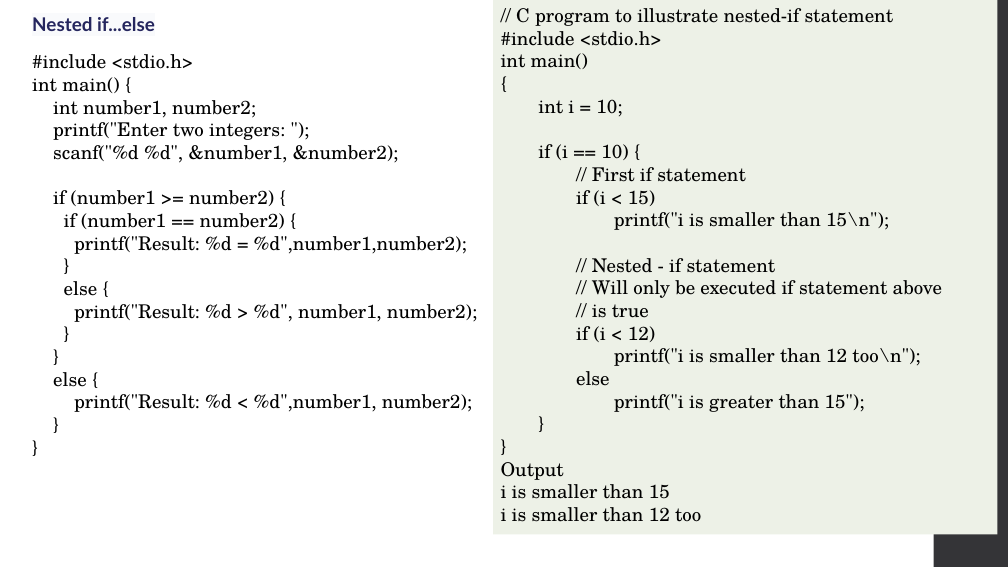
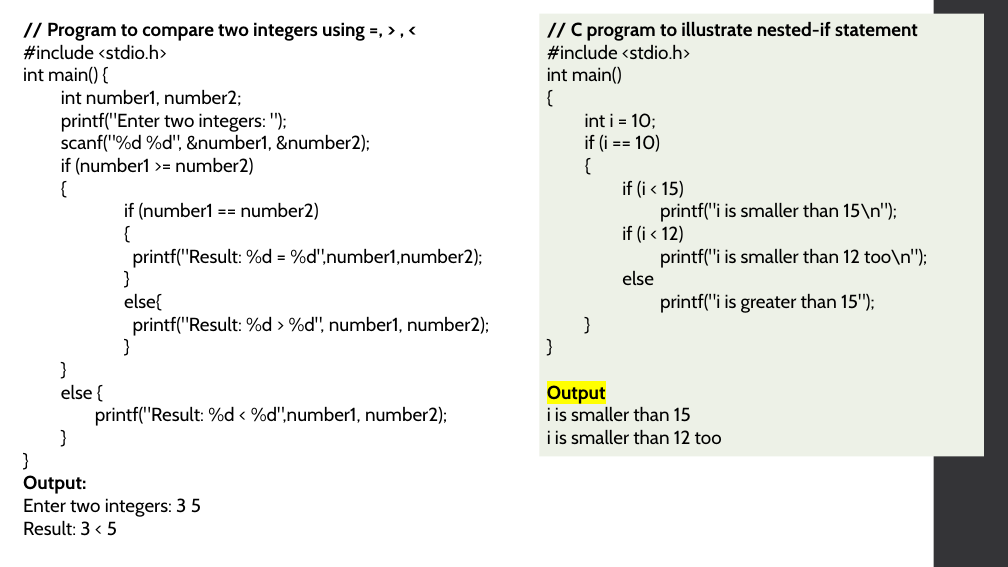
Before and after one commit to Raajokiaa-Ritu/03_Course___Structural-Programming-Language-C, a slide deck: slide 19 of 6. C Control Statements Decision-Making.pptx (slide 21 before the commit). Drawn at 1008x567 pixels with LibreOffice and Linux fonts; fonts in the diff are those of the drawing. Boxes give left, top, right and bottom in pixels: in the first picture for what was removed or moved away, otherwise in the second. Text is boxed around its words. In the diff, an @@ line names an element or a change of style, - is before the commit and + after.

```diff
--- a/6. C Control Statements Decision-Making.pptx
+++ b/6. C Control Statements Decision-Making.pptx
@@ text "// Program to compare two ..." moved from (x1=32, y1=54, x2=477, y2=412) to (x1=23, y1=22, x2=489, y2=536) @@
@@ text removed at (x1=32, y1=17, x2=155, y2=31) @@
-Nested if...else
@@ text at (x1=47, y1=22, x2=365, y2=41): paragraph added @@
+// Program to compare two integers using =, > , <
@@ rectangle "// C program to illustrate ..." resized from (x1=493, y1=0, x2=997, y2=535) to (x1=539, y1=14, x2=984, y2=457) @@
@@ text in rectangle at (x1=547, y1=21, x2=927, y2=445): font TeX Gyre Schola to Cabin; bold on in "// C program to illustrate nested-if statement", "Output"; highlight none to #FFFF00 in "Output" @@
@@ text at (x1=23, y1=44, x2=489, y2=426): font TeX Gyre Schola to Cabin in "#include <stdio.h>", "int main() {", "int number1, number2;", "printf("Enter two integers: ");" and 10 more places; list level 1 to 2 in "int number1, number2;"; list level 1 to 2 in "printf("Enter two integers: ");"; list level 1 to 2 in "scanf("%d %d", &number1, &number2);"; list level 1 to 3 in "printf("Result: %d = %d",number1,number2);"; list level 1 to 3 in "}"; list level 1 to 3 in "printf("Result: %d > %d", number1, ..."; list level 1 to 2 in "}"; list level 1 to 2 in "else {"; list level 1 to 2 in "printf("Result: %d < %d",number1, number2);" @@
@@ text in rectangle at (x1=585, y1=134, x2=660, y2=152): text changed; font TeX Gyre Schola to Cabin @@
-if (i == 10) {
-// First if statement
+if (i == 10)
+{
@@ text at (x1=61, y1=157, x2=319, y2=220): text changed; font TeX Gyre Schola to Cabin @@
-if (number1 >= number2) {
-if (number1 == number2) {
+  if (number1 >= number2)
+  {
+    if (number1 == number2)
+    {
@@ text in rectangle at (x1=592, y1=258, x2=942, y2=318): paragraphs removed @@
-// Nested - if statement
-// Will only be executed if statement above
-// is true
@@ text at (x1=124, y1=293, x2=161, y2=311): text changed; font TeX Gyre Schola to Cabin @@
-else {
+    else{
@@ text at (x1=23, y1=475, x2=201, y2=536): paragraphs added @@
+Output:
+Enter two integers: 3 5
+Result: 3 < 5
```
Also in this commit, not shown: 22 other slides changed, 35 slides added, 16 slides removed.
